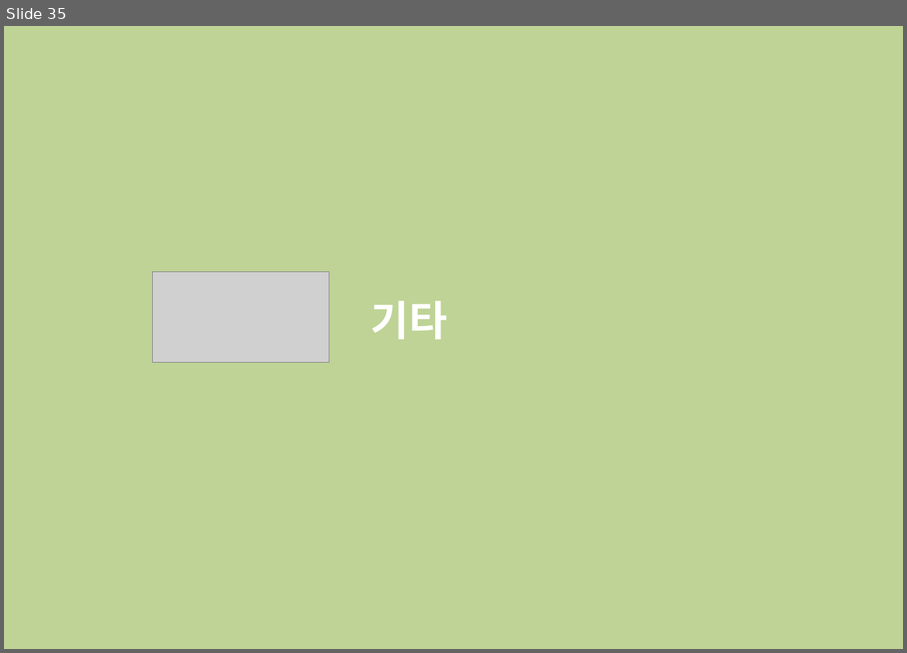
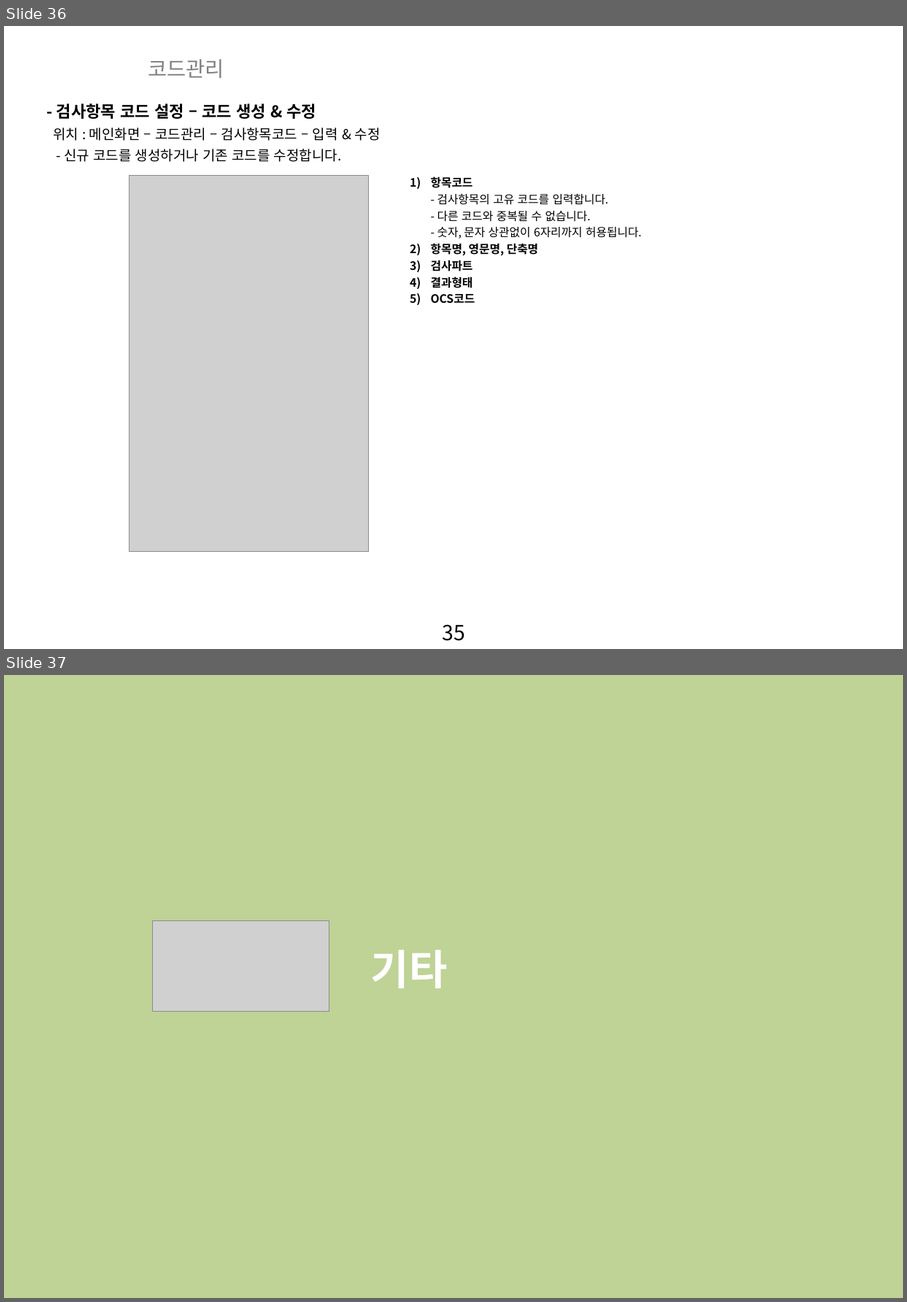
Before and after one commit to zooxop/ailiss_manual, a slide deck: manual/앨리스_매뉴얼_작업중.pptx. Shown one above the other, each under a label of ours: slide 35 before the commit, slides 36 and 37 after it. The pictures are 907x653 and 907x1302 pixels, drawn with LibreOffice and Linux fonts; fonts in the diff are those of the drawing; grey boxes stand for pictures; background and template pictures are left out. Boxes give left, top, right and bottom in pixels: in the first picture for what was removed or moved away, otherwise in the second. Text is boxed around its words. In the diff, an @@ line names an element or a change of style, - is before the commit and + after.

Commit message:
코드관리 만드는중. 하나도 못했네 ㅂㄷ

```diff
--- a/manual/앨리스_매뉴얼_작업중.pptx
+++ b/manual/앨리스_매뉴얼_작업중.pptx
@@ slide 36 added at [4, 26, 903, 649], background picture (left out); not listed: 1 template element that a slide beside it also shows @@
@@ text added at [148, 59, 224, 78], 18 pt, text #808080 @@
+코드관리
@@ text added at [57, 103, 316, 119], 14 pt, text #000000, bold @@
+- 검사항목 코드 설정 – 코드 생성 & 수정
@@ text added at [53, 127, 381, 141], 12 pt, text #000000 @@
+위치 : 메인화면 – 코드관리 – 검사항목코드 – 입력 & 수정
@@ text added at [64, 149, 342, 162], 12 pt, text #000000 @@
+- 신규 코드를 생성하거나 기존 코드를 수정합니다.
@@ picture added at [130, 176, 368, 552] @@
@@ text added at [431, 176, 642, 303], 10 pt, text #000000 @@
+1) 항목코드
+- 검사항목의 고유 코드를 입력합니다.
+- 다른 코드와 중복될 수 없습니다.
+- 숫자, 문자 상관없이 6자리까지 허용됩니다.
+2) 항목명, 영문명, 단축명
+3) 검사파트
+4) 결과형태
+5) OCS코드
@@ what was slide 35 is now slide 37 @@
```
Also in this commit, not shown: 1 other slide added.
